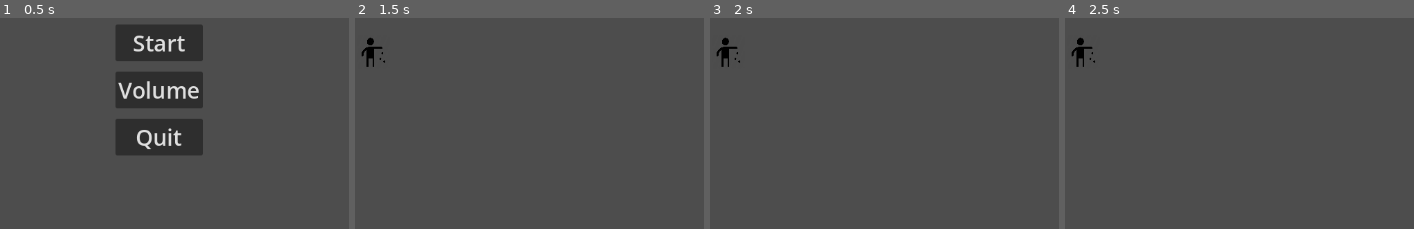
Above: before the commit, frames 1-4 (left to right).
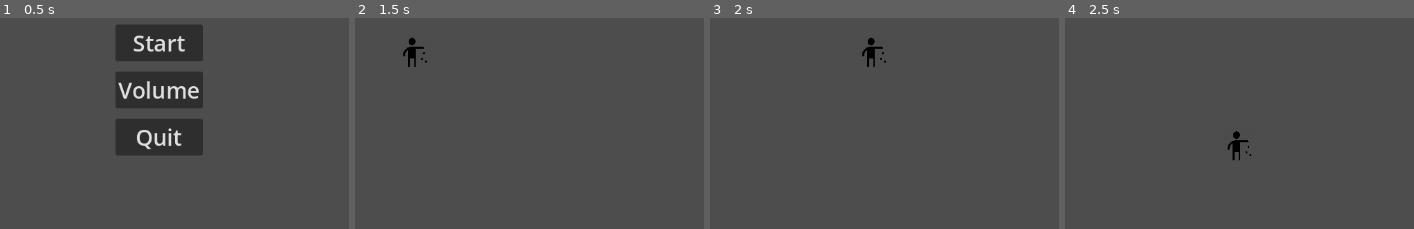
Above: after the commit, the same moments.

Repository: DrWaffle454/Cyborg-Game
Game: Godot game, scene res://Assets/Scenes/Menu UI/main_menu.tscn
The game is run twice, just before and just after one commit, with the same random seed, the same clock (stepped at 60 frames per second) and the same inputs.
Inputs:
- Up to frame 1 (0.5 s): no input
- Up to frame 2 (1.5 s): click "Start" at 0.5 s; tap Enter at 1.25 s; hold D (move_right, bound only after the commit) from 1.28 s (still down)
- Up to frame 3 (2 s): keep holding D (move_right, bound only after the commit)
- Up to frame 4 (2.5 s): release D (move_right, bound only after the commit) at 2.03 s; hold S (move_down, bound only after the commit) from 2.03 s (still down)

Frame 1 is identical in both runs. In frame 2, 0.6% of the frame differs, in the area x 1-21%, y 9-24%; in frame 3, 0.6%; in frame 4, 0.6%.

Commit message:
Update project.godot

Diff:
--- a/project.godot
+++ b/project.godot
@@ -17,7 +17,24 @@
 
 [input]
 
-
+move_right={
+"deadzone": 0.5,
+"events": [Object(InputEventKey,"resource_local_to_scene":false,"resource_name":"","device":-1,"window_id":0,"alt_pressed":false,"shift_pressed":false,"ctrl_pressed":false,"meta_pressed":false,"pressed":false,"keycode":0,"physical_keycode":68,"key_label":0,"unicode":100,"echo":false,"script":null)
+]
+}
+move_left={
+"deadzone": 0.5,
+"events": [Object(InputEventKey,"resource_local_to_scene":false,"resource_name":"","device":-1,"window_id":0,"alt_pressed":false,"shift_pressed":false,"ctrl_pressed":false,"meta_pressed":false,"pressed":false,"keycode":0,"physical_keycode":65,"key_label":0,"unicode":97,"echo":false,"script":null)
+]
+}
+move_up={
+"deadzone": 0.5,
+"events": [Object(InputEventKey,"resource_local_to_scene":false,"resource_name":"","device":-1,"window_id":0,"alt_pressed":false,"shift_pressed":false,"ctrl_pressed":false,"meta_pressed":false,"pressed":false,"keycode":0,"physical_keycode":87,"key_label":0,"unicode":119,"echo":false,"script":null)
+]
+}
+move_down={
+"deadzone": 0.5,
+"events": [Object(InputEventKey,"resource_local_to_scene":false,"resource_name":"","device":-1,"window_id":0,"alt_pressed":false,"shift_pressed":false,"ctrl_pressed":false,"meta_pressed":false,"pressed":false,"keycode":0,"physical_keycode":83,"key_label":0,"unicode":115,"echo":false,"script":null)
 ]
 }
 
